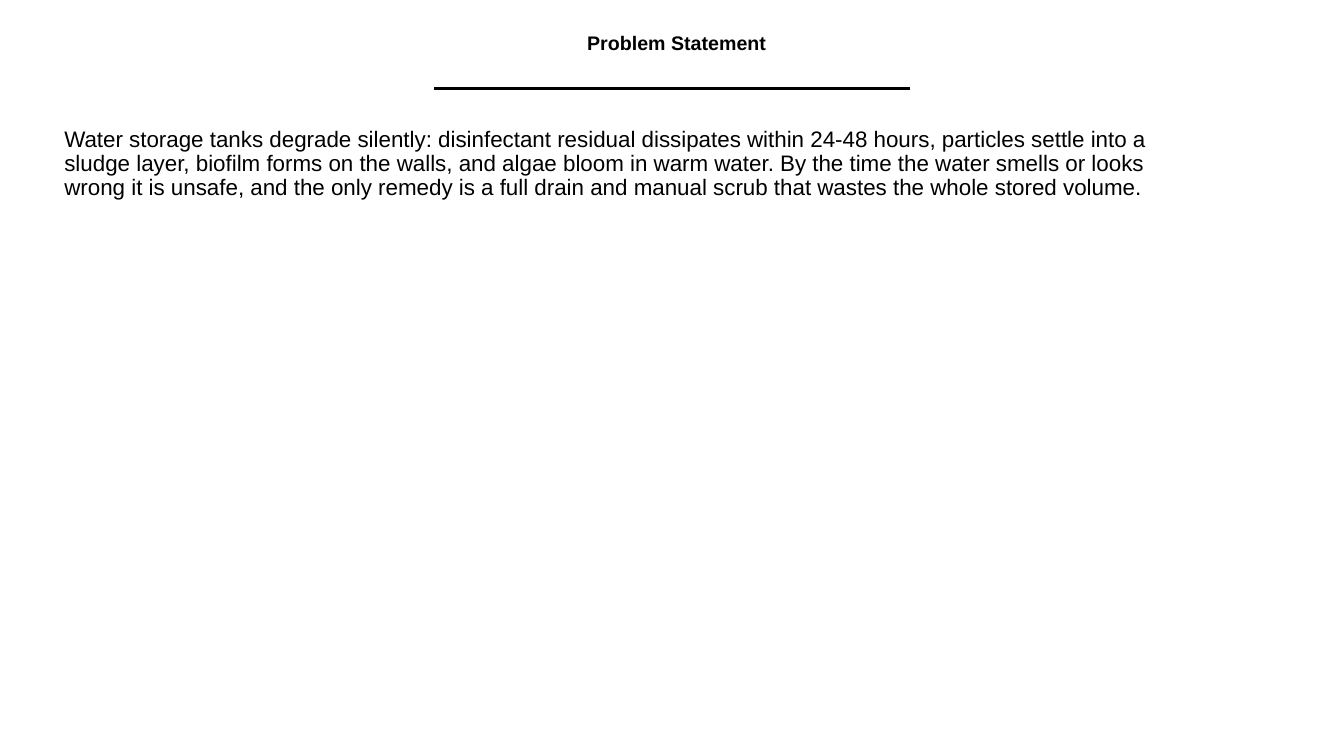
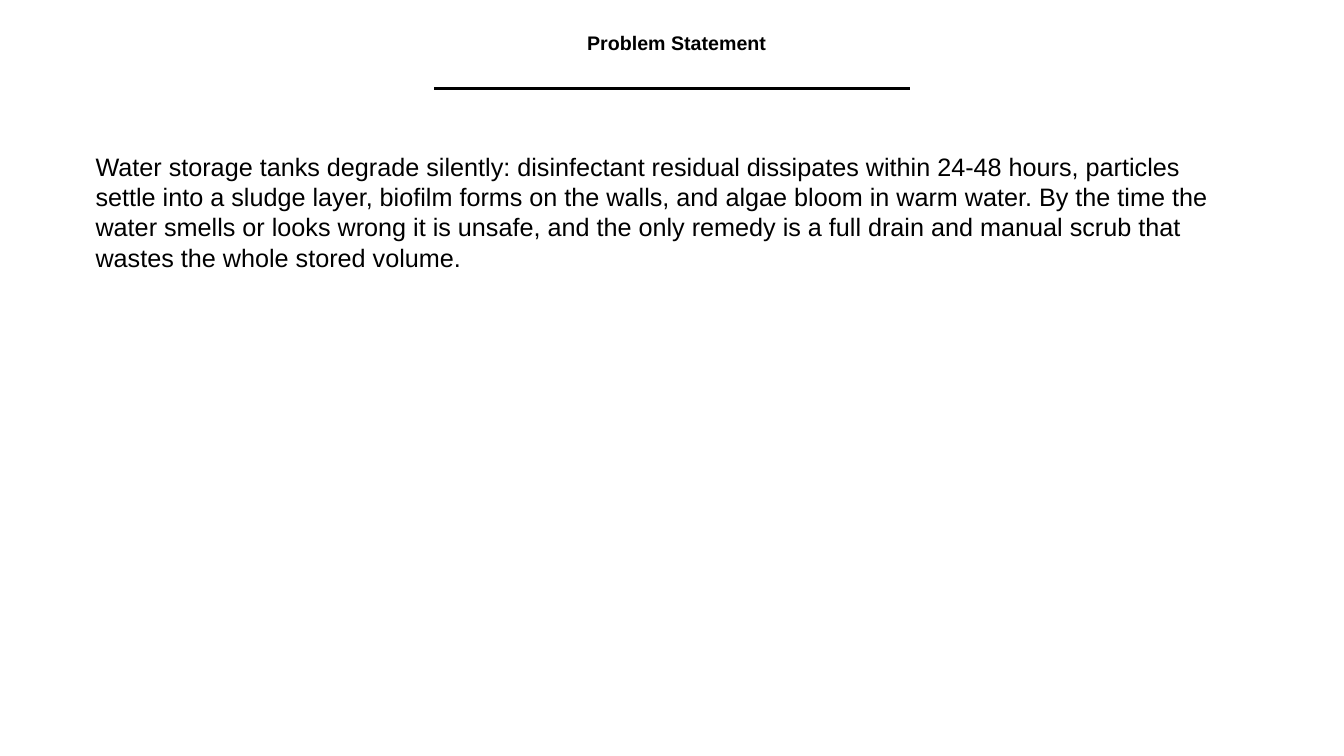
Before and after one commit to adithya-in/tankguard, a slide deck: slide 3 of docs/office/TankGuard_Presentation.pptx. Drawn at 1344x756 pixels with LibreOffice and Linux fonts; fonts in the diff are those of the drawing; background and template pictures are left out. Boxes give left, top, right and bottom in pixels: in the first picture for what was removed or moved away, otherwise in the second. Text is boxed around its words. In the diff, an @@ line names an element or a change of style, - is before the commit and + after.

```diff
--- a/docs/office/TankGuard_Presentation.pptx
+++ b/docs/office/TankGuard_Presentation.pptx
@@ text "Water storage tanks degrade silently: ...": place and size @@
-text "Water storage tanks degrade silently: ..." at (64,130,1145,200)
+text "Water storage tanks degrade silently: ..." at (96,157,1207,268)
@@ text "Water storage tanks degrade silently: ..." at (96,157,1207,268): size 16 to 18 pt; line spacing 0.9 to 1; less space between paragraphs @@
```
Also in this commit, not shown: 12 other slides changed, 3 other files.
